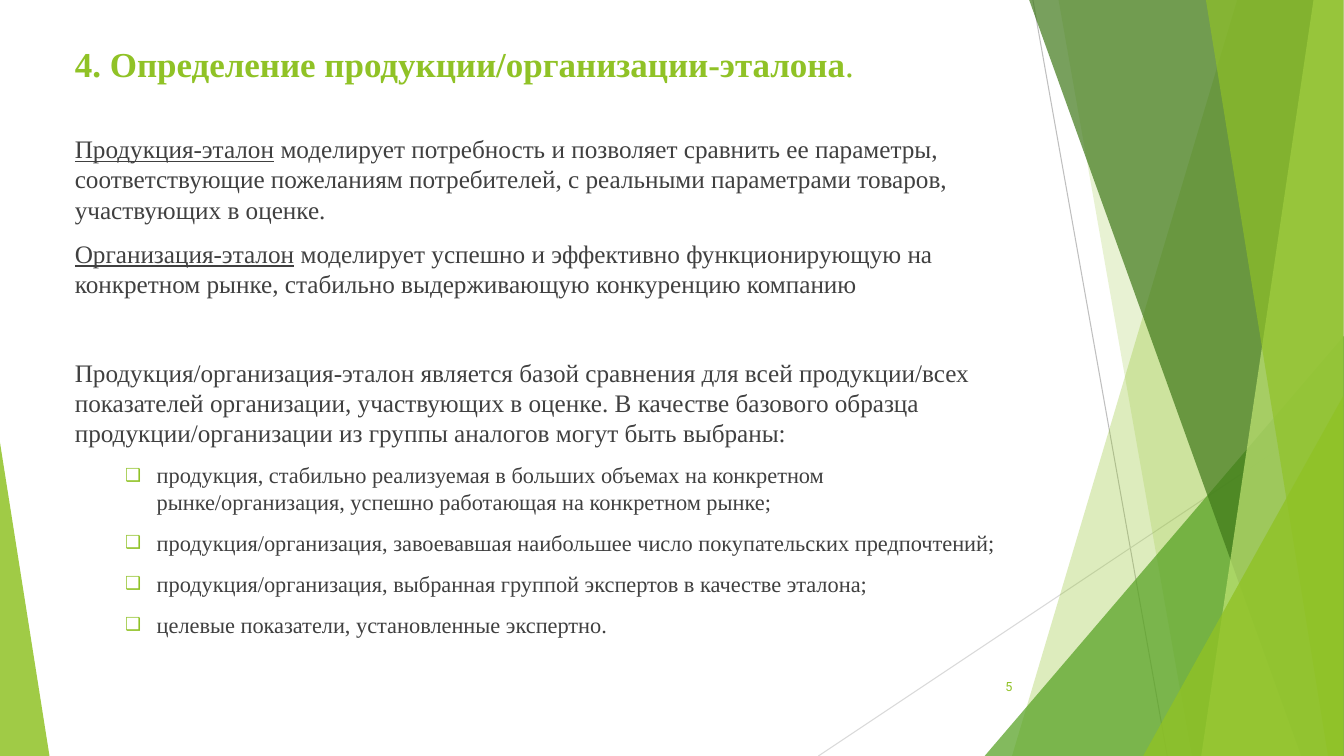
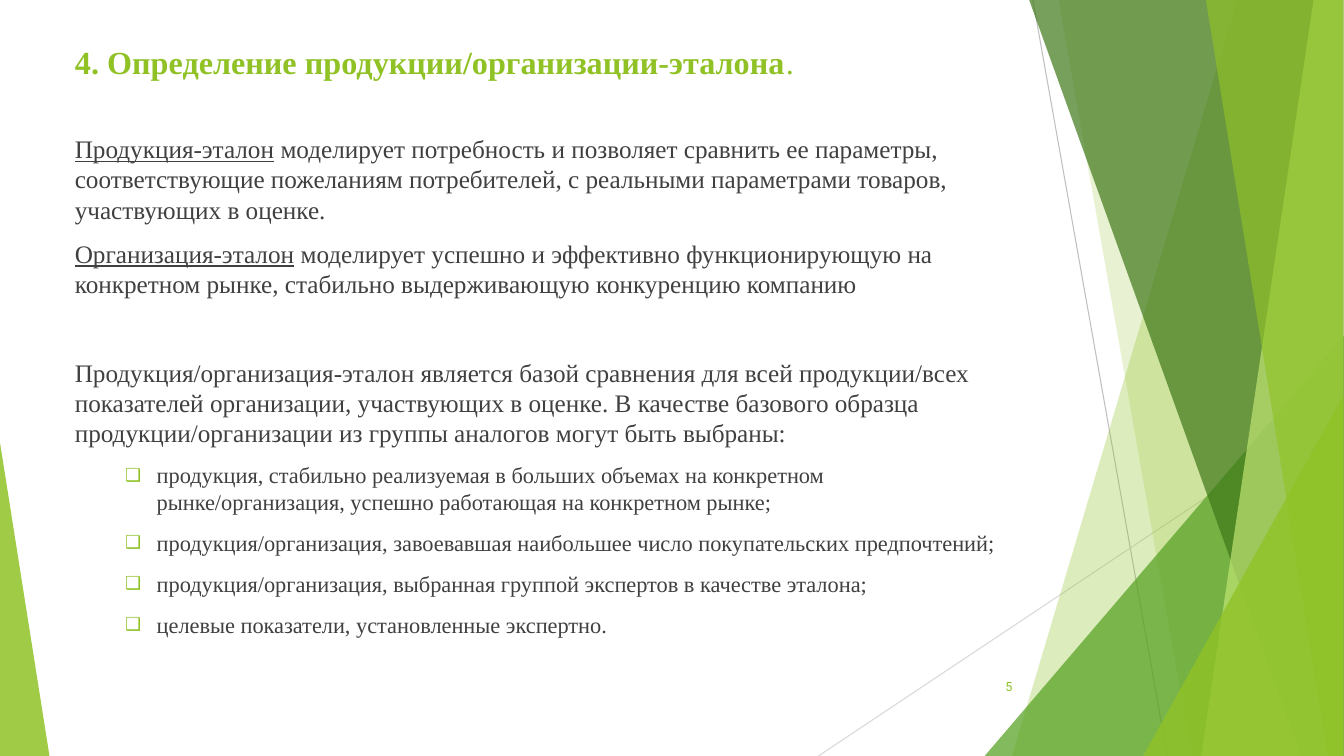
Before and after one commit to ocmsystem/ocmsystem.github.io, a slide deck: slide 5 of files/presentations/OCMSystem_RU.ppt. Drawn at 1344x756 pixels with LibreOffice and Linux fonts; fonts in the diff are those of the drawing. Boxes give left, top, right and bottom in pixels: in the first picture for what was removed or moved away, otherwise in the second. Text is boxed around its words. In the diff, an @@ line names an element or a change of style, - is before the commit and + after.

```diff
--- a/files/presentations/OCMSystem_RU.ppt
+++ b/files/presentations/OCMSystem_RU.ppt
@@ title "4. Определение продукции/организации-эталона." at box(75, 52, 794, 81): size 25 to 23 pt @@
```
Also in this commit, not shown: 5 other slides changed, 2 slides removed.
